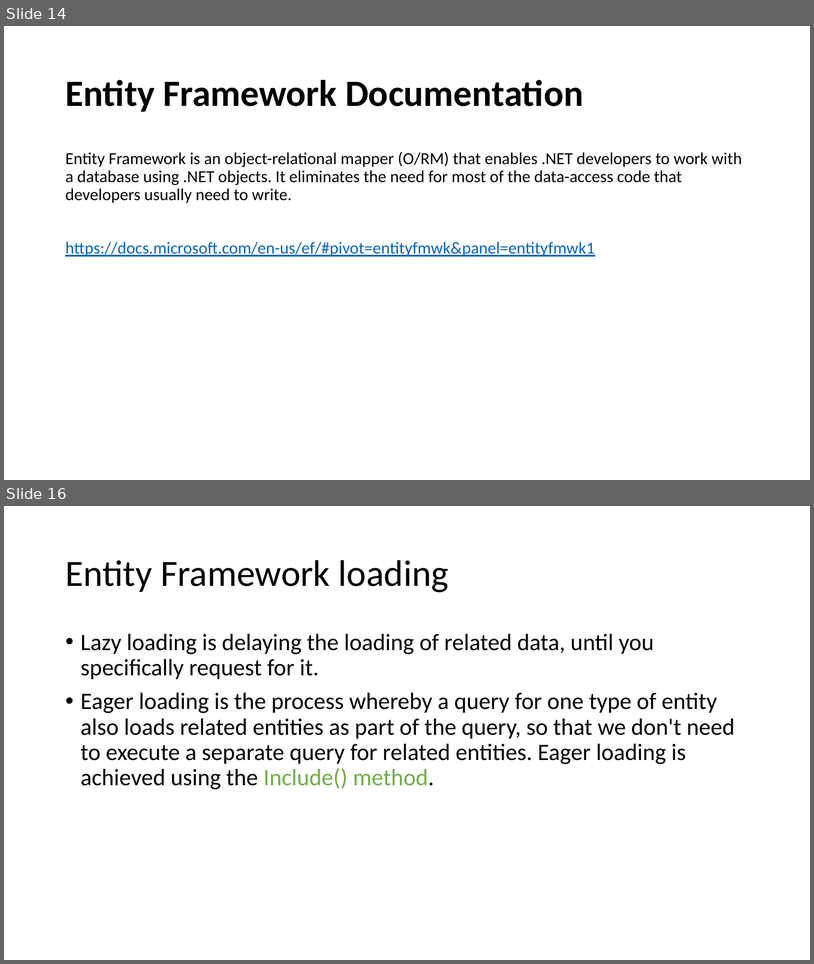
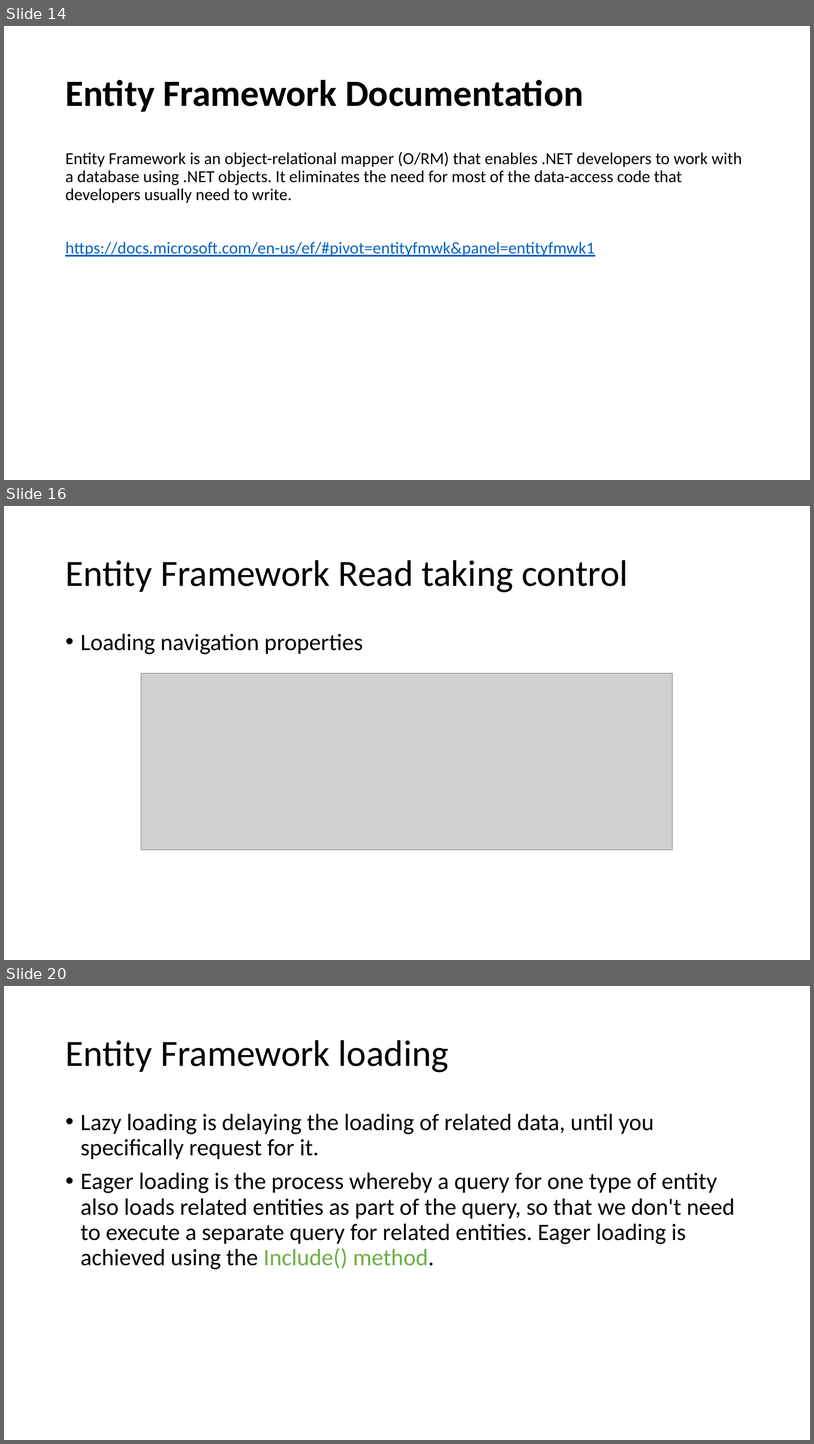
Before and after one commit to karenpayneoregon/VisualStudioEducation, a slide deck: PowerPoint/Working with Visual Studio.pptx. Shown one above the other, each under a label of ours: slides 14 and 16 before the commit, slides 14, 16 and 20 after it; the slides between them are not shown. The pictures are 814x964 and 814x1444 pixels, drawn with LibreOffice and Linux fonts; fonts in the diff are those of the drawing; grey boxes stand for pictures. Boxes give left, top, right and bottom in pixels: in the first picture for what was removed or moved away, otherwise in the second. Text is boxed around its words. In the diff, an @@ line names an element or a change of style, - is before the commit and + after.

```diff
--- a/PowerPoint/Working with Visual Studio.pptx
+++ b/PowerPoint/Working with Visual Studio.pptx
@@ slide 16 added at (4,506,810,960), background #FFFFFF @@
@@ title added at (65,560,629,592), 44 pt, text #000000 @@
+Entity Framework Read taking control
@@ text added at (81,633,363,654), 28 pt, text #000000 @@
+• Loading navigation properties
@@ picture added at (141,673,673,850) @@
@@ what was slide 16 is now slide 20 @@
```
Also in this commit, not shown: 5 other slides added, 1 slide removed, 23 other files.
